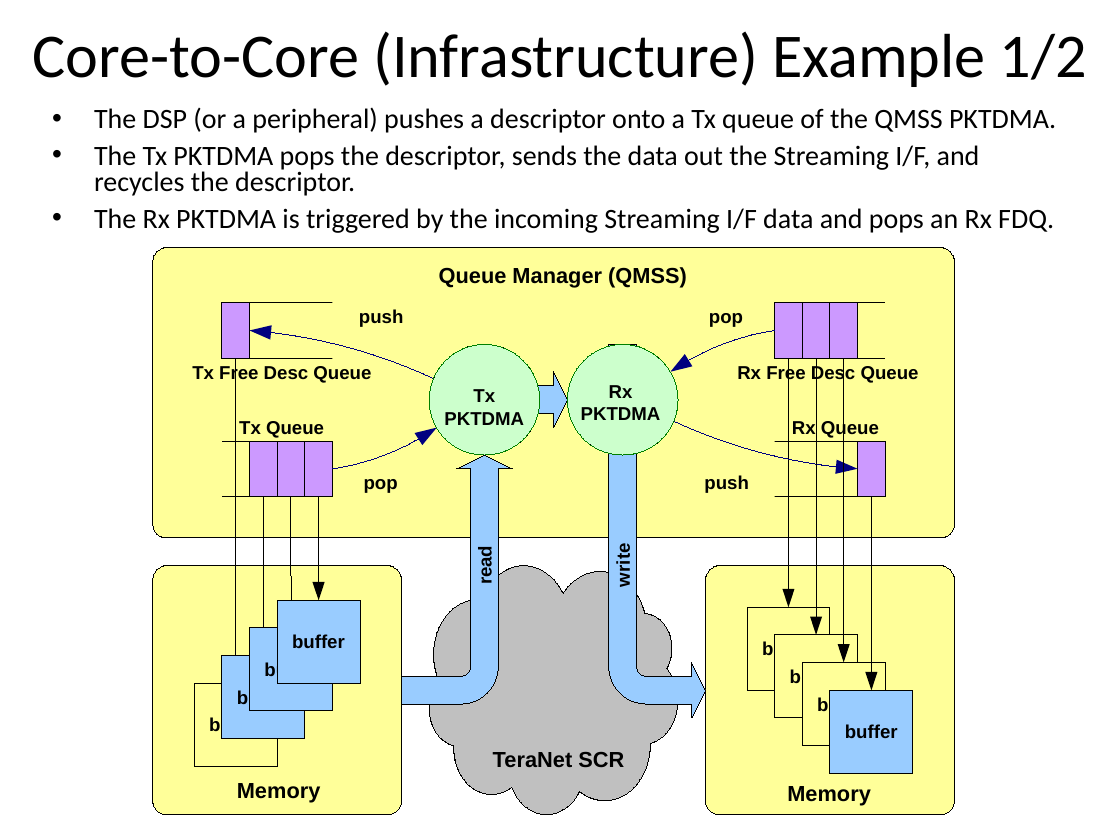
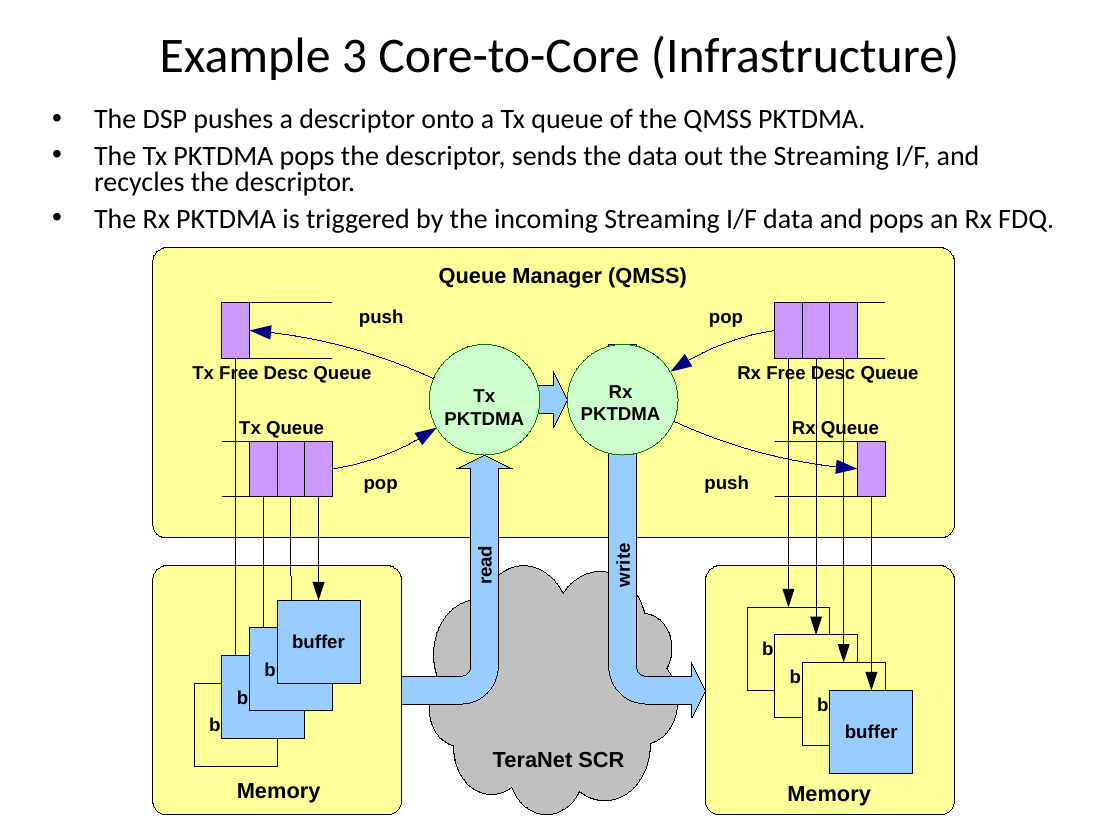
Before and after one commit to hari1989/keystone-workshop, a slide deck: slide 33 of slides/Intro to Multicore Navigator.pptx (slide 23 before the commit). Drawn at 1120x840 pixels with LibreOffice and Linux fonts; fonts in the diff are those of the drawing; background and template pictures are left out. Boxes give left, top, right and bottom in pixels: in the first picture for what was removed or moved away, otherwise in the second. Text is boxed around its words. In the diff, an @@ line names an element or a change of style, - is before the commit and + after.

```diff
--- a/slides/Intro to Multicore Navigator.pptx
+++ b/slides/Intro to Multicore Navigator.pptx
@@ title at (160, 36, 959, 80): text changed; size 40 to 32 pt @@
-Core-to-Core (Infrastructure) Example 1/2
+Example 3 Core-to-Core (Infrastructure)
@@ text at (94, 108, 865, 133): text changed @@
-• The DSP (or a peripheral) pushes a descriptor onto a Tx queue of the QMSS PKTDMA.
+• The DSP pushes a descriptor onto a Tx queue of the QMSS PKTDMA.
```
Also in this commit, not shown: 15 other slides changed, 21 slides added, 14 slides removed.
